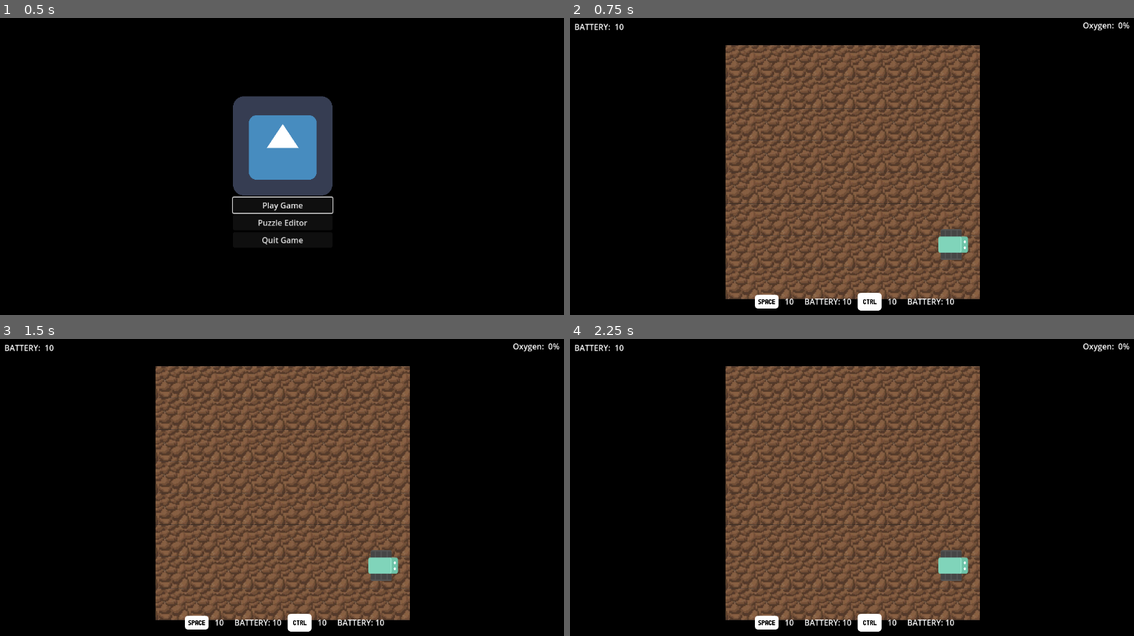
Above: before the commit, frames 1-4 (two rows, left to right).
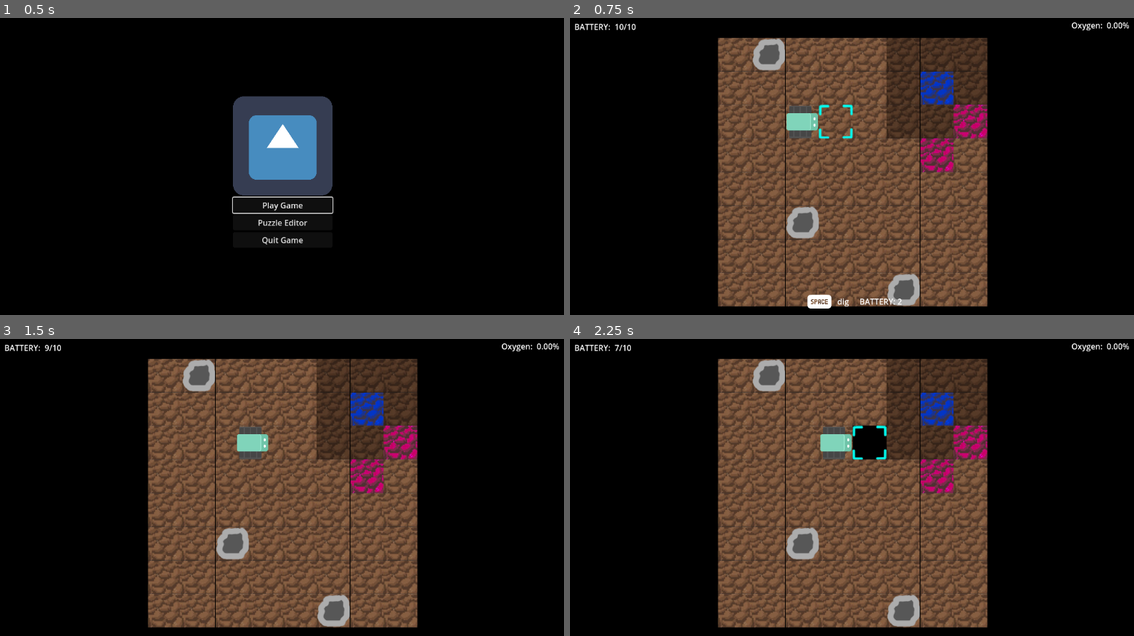
Above: after the commit, the same moments.

Repository: bardunbar/galway-game-jam-23
Game: Godot game, scene res://screens/main_menu/main_menu_scene.tscn
The game is run twice, just before and just after one commit, with the same random seed, the same clock (stepped at 60 frames per second) and the same inputs. The engine's default icon, where the game draws it, is replaced by a stand-in: a white triangle on a blue panel in a dark square.
Inputs (mouse positions are in pixels of both pictures, inside the frame that each line leads up to):
- Up to frame 1 (0.5 s): no input
- Up to frame 2 (0.75 s): click "Play Game" at 0.5 s
- Up to frame 3 (1.5 s): tap Enter at 1.25 s; move the mouse to (169, 383) at 1.27 s; hold Right (move_right) from 1.28 s (still down); tap Space (Action_1) at 1.35 s; click (169, 383) at 1.42 s
- Up to frame 4 (2.25 s): tap Space (Action_1) at 2 s; move the mouse to (773, 383) at 2.02 s; release Right (move_right) at 2.03 s; hold Down (move_down) from 2.03 s (still down); tap Ctrl (Action_2) at 2.1 s; click (773, 383) at 2.17 s

Frame 1 is identical in both runs. In frame 2, 24% of the frame differs, in the area x 9-100%, y 1-99%; in frame 3, 24%; in frame 4, 24%, in the area x 7-100%, y 1-99%.
Error before the commit: Trying to assign value of type 'Node2D' to a variable of type 'player.gd'. (res://screens/game/game_script.gd:10)

Commit message:
Fix issue with missing definition

Diff:
--- a/project/resources/tile_definitions.tres
+++ b/project/resources/tile_definitions.tres
@@ -8,6 +8,7 @@
 [ext_resource type="Texture2D" uid="uid://bsabv8nsvw1q8" path="res://assets/textures/toxic_placeholder_texture.png" id="6_8duv4"]
 [ext_resource type="Texture2D" uid="uid://b3nuvi7xb8pwm" path="res://assets/textures/rock_placeholder_texture.png" id="7_cf85x"]
 [ext_resource type="Script" uid="uid://f5o60raq3tkc" path="res://resources/scripts/tile_definitions.gd" id="8_8xi2i"]
+[ext_resource type="Texture2D" uid="uid://c6mhwnkcpj0sx" path="res://assets/textures/hole_placeholder_texture.png" id="9_yeuus"]
 
 [resource]
 script = ExtResource("8_8xi2i")
@@ -18,5 +19,6 @@
 3: ExtResource("4_37p0b"),
 4: ExtResource("5_vyn4q"),
 5: ExtResource("6_8duv4"),
-7: ExtResource("7_cf85x")
+7: ExtResource("7_cf85x"),
+8: ExtResource("9_yeuus")
 })
--- a/project/screens/game/game_scene.tscn
+++ b/project/screens/game/game_scene.tscn
@@ -23,7 +23,6 @@
 
 [node name="Player" parent="." instance=ExtResource("5_6vlqa")]
 position = Vector2(202, 146)
-script = null
 
 [node name="Camera2D" type="Camera2D" parent="."]
 position_smoothing_enabled = true
--- a/project/screens/game/grid/tile.gd
+++ b/project/screens/game/grid/tile.gd
@@ -4,14 +4,6 @@
 @onready var current_texture_component: Sprite2D = $CurrentTexture
 @onready var highlight_texture_component: Sprite2D = $HighlightTexture
 
-@export var ground_texture: Texture
-@export var water_texture: Texture
-@export var toxic_texture: Texture
-@export var watered_ground_texture: Texture
-@export var seed_texture: Texture
-@export var tree_texture: Texture
-@export var hole_texture: Texture
-@export var rock_texture: Texture
 @export var highlight_texture: Texture
 
 var tile_textures : Dictionary[TileGlobals.TILE_TYPE, Texture] = {}
@@ -71,7 +63,7 @@
 	if tile_textures.has(tile_type):
 		current_texture_component.texture = tile_textures[tile_type]
 	else:
-		current_texture_component.texture = ground_texture
+		current_texture_component.texture = null
 
 
 
Not shown: 1 places in project/resources/tile_definitions.tres that only renumber resources
